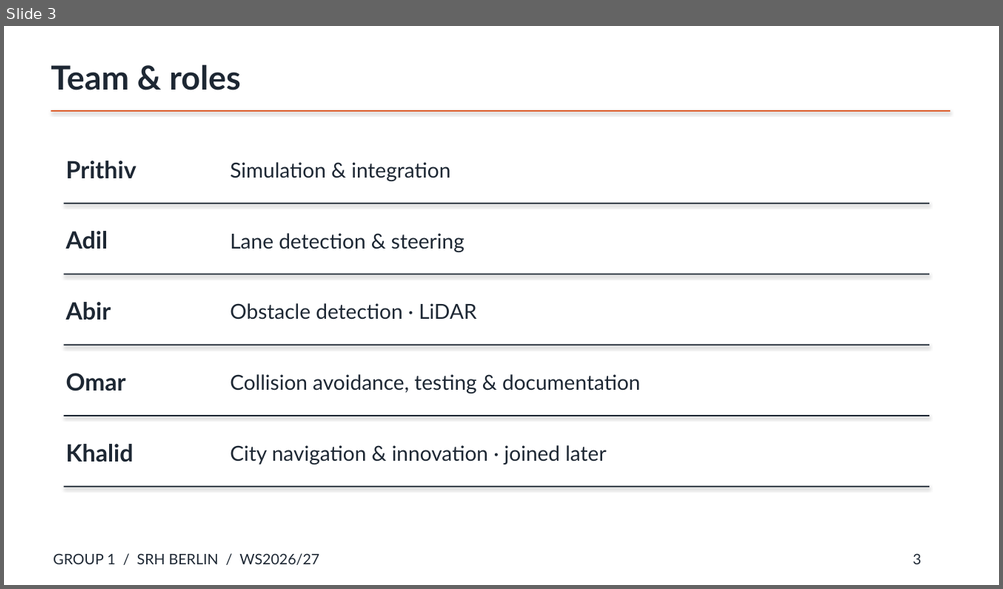
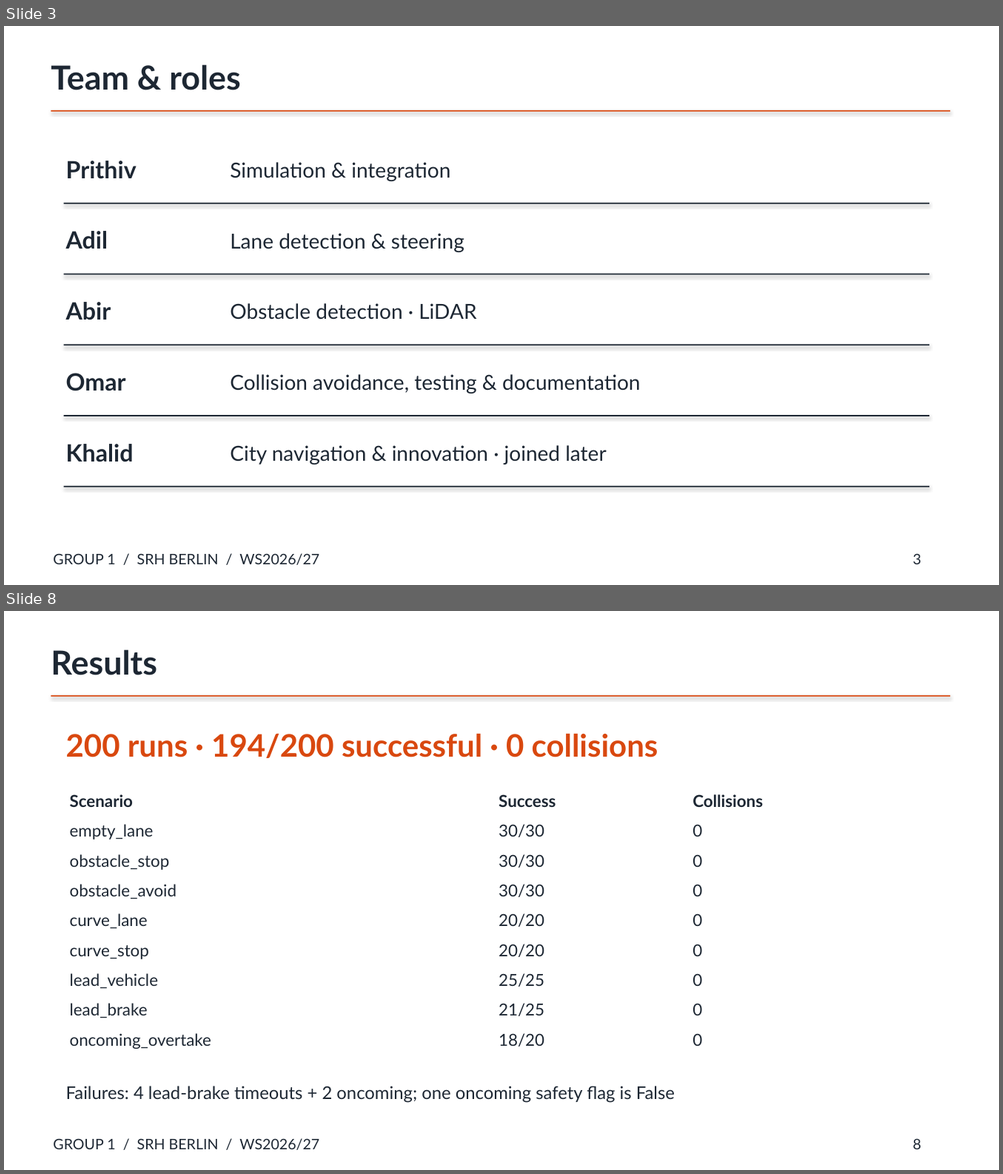
Before and after one commit to auto-m8te/carla-av-group1, a slide deck: report/Group1_Presentation.pptx. Shown one above the other, each under a label of ours: slide 3 before the commit, slides 3 and 8 after it; the slides between them are not shown. The pictures are 1003x589 and 1003x1174 pixels, drawn with LibreOffice and Linux fonts; fonts in the diff are those of the drawing. Boxes give left, top, right and bottom in pixels: in the first picture for what was removed or moved away, otherwise in the second. Text is boxed around its words. In the diff, an @@ line names an element or a change of style, - is before the commit and + after.

```diff
--- a/report/Group1_Presentation.pptx
+++ b/report/Group1_Presentation.pptx
@@ slide 8 added at (4, 611, 999, 1170), background #FFFFFF @@
@@ text added at (51, 649, 157, 675), 32 pt, text #1D2733, bold @@
+Results
@@ rectangle added at (51, 695, 950, 697), fill #D9480F @@
@@ text added at (66, 733, 658, 758), 30 pt, text #D9480F, bold @@
+200 runs · 194/200 successful · 0 collisions
@@ text added at (70, 795, 133, 807), 16 pt, text #1D2733, bold @@
+Scenario
@@ text added at (498, 795, 555, 807), 16 pt, text #1D2733, bold @@
+Success
@@ text added at (692, 795, 762, 807), 16 pt, text #1D2733, bold @@
+Collisions
@@ text added at (70, 824, 153, 840), 16 pt, text #1D2733 @@
+empty_lane
@@ text added at (498, 824, 544, 837), 16 pt, text #1D2733 @@
+30/30
@@ text added at (692, 824, 702, 837), 16 pt, text #1D2733 @@
+0
@@ text added at (70, 854, 170, 870), 16 pt, text #1D2733 @@
+obstacle_stop
@@ text added at (498, 854, 544, 868), 16 pt, text #1D2733 @@
+30/30
@@ text added at (692, 854, 702, 867), 16 pt, text #1D2733 @@
+0
@@ text added at (70, 884, 176, 900), 16 pt, text #1D2733 @@
+obstacle_avoid
@@ text added at (498, 884, 544, 897), 16 pt, text #1D2733 @@
+30/30
@@ text added at (692, 884, 702, 897), 16 pt, text #1D2733 @@
+0
@@ text added at (70, 914, 148, 929), 16 pt, text #1D2733 @@
+curve_lane
@@ text added at (498, 914, 544, 927), 16 pt, text #1D2733 @@
+20/20
@@ text added at (692, 914, 702, 926), 16 pt, text #1D2733 @@
+0
@@ text added at (70, 945, 149, 960), 16 pt, text #1D2733 @@
+curve_stop
@@ text added at (498, 944, 544, 957), 16 pt, text #1D2733 @@
+20/20
@@ text added at (692, 944, 702, 957), 16 pt, text #1D2733 @@
+0
@@ text added at (70, 974, 158, 989), 16 pt, text #1D2733 @@
+lead_vehicle
@@ text added at (498, 974, 544, 987), 16 pt, text #1D2733 @@
+25/25
@@ text added at (692, 974, 702, 986), 16 pt, text #1D2733 @@
+0
@@ text added at (70, 1003, 148, 1019), 16 pt, text #1D2733 @@
+lead_brake
@@ text added at (498, 1003, 544, 1017), 16 pt, text #1D2733 @@
+21/25
@@ text added at (692, 1003, 702, 1016), 16 pt, text #1D2733 @@
+0
@@ text added at (70, 1034, 211, 1049), 16 pt, text #1D2733 @@
+oncoming_overtake
@@ text added at (498, 1034, 544, 1047), 16 pt, text #1D2733 @@
+18/20
@@ text added at (692, 1034, 702, 1046), 16 pt, text #1D2733 @@
+0
@@ text added at (66, 1086, 674, 1103), 17 pt, text #1D2733 @@
+Failures: 4 lead-brake timeouts + 2 oncoming; one oncoming safety flag is False
@@ text added at (53, 1139, 319, 1150), 14 pt, text #1D2733 @@
+GROUP 1 / SRH BERLIN / WS2026/27
@@ text added at (913, 1139, 921, 1150), 14 pt, text #1D2733 @@
+8
```
Also in this commit, not shown: 4 slides changed, 6 other slides added, 5 slides removed, 16 other files.
